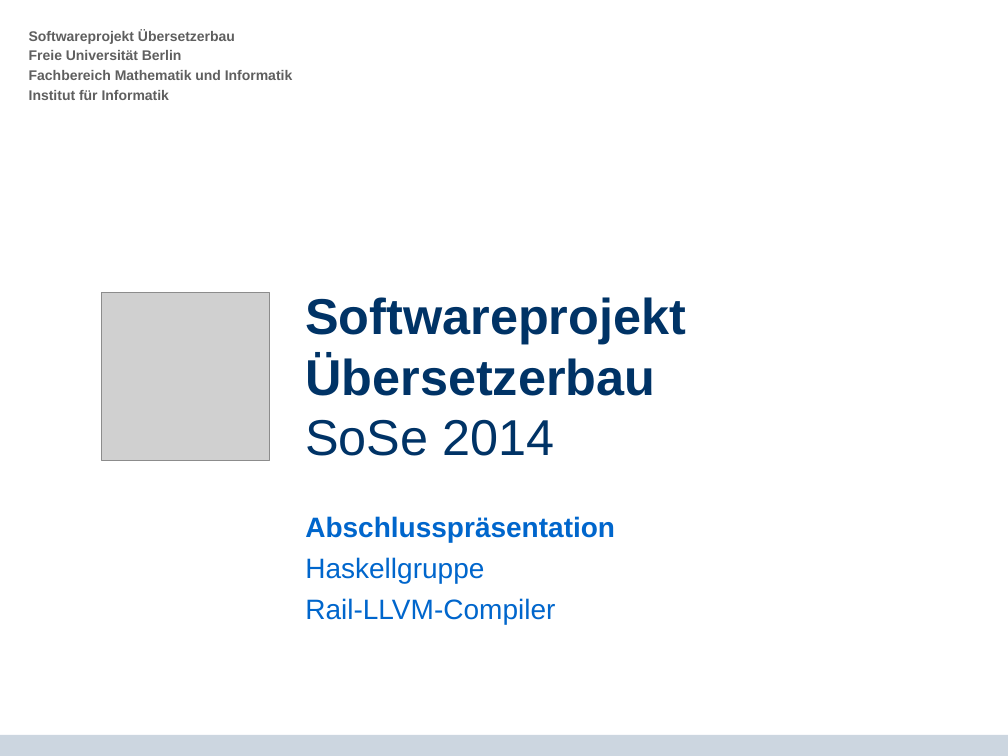
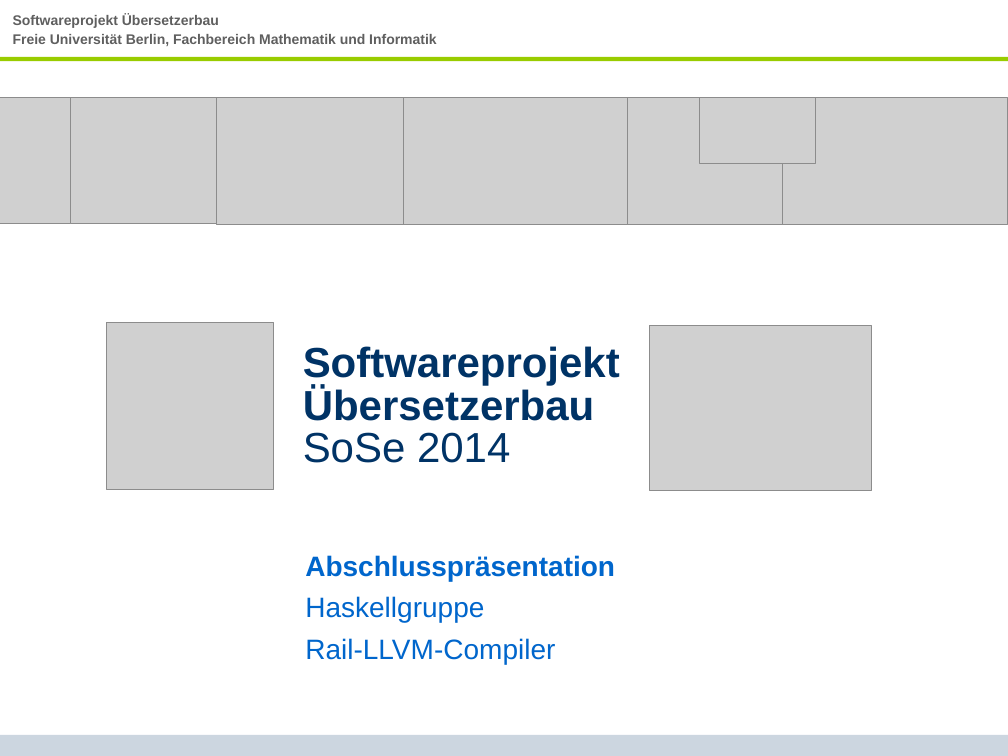
Before and after one commit to SWP-Ubau-SoSe2014-Haskell/SWPSoSe14, a slide deck: slide 3 of documentation/SWPSoSe14MS3.ppt (slide 1 before the commit). Drawn at 1008x756 pixels with LibreOffice and Linux fonts; fonts in the diff are those of the drawing; grey boxes stand for pictures; background and template pictures are left out. Boxes give left, top, right and bottom in pixels: in the first picture for what was removed or moved away, otherwise in the second. Text is boxed around its words. In the diff, an @@ line names an element or a change of style, - is before the commit and + after.

Commit message:
working on presentation...

```diff
--- a/documentation/SWPSoSe14MS3.ppt
+++ b/documentation/SWPSoSe14MS3.ppt
@@ text "Softwareprojekt Übersetzerbau": place and size @@
-text "Softwareprojekt Übersetzerbau" at <box>29,30,292,100</box>
+text "Softwareprojekt Übersetzerbau" at <box>13,13,436,46</box>
@@ line added from (1008, 59) to (0, 59), #99CC00 3 pt @@
@@ text at <box>13,34,436,46</box>: text changed @@
-Freie Universität Berlin
-Fachbereich Mathematik und Informatik
-Institut für Informatik
+Freie Universität Berlin, Fachbereich Mathematik und Informatik
@@ picture added at <box>0,98,71,224</box> @@
@@ picture added at <box>36,98,260,224</box> @@
@@ picture added at <box>217,98,442,224</box> @@
@@ picture added at <box>403,98,628,224</box> @@
@@ picture added at <box>628,98,853,224</box> @@
@@ picture added at <box>700,98,815,163</box> @@
@@ picture added at <box>782,98,1008,225</box> @@
@@ picture: place and size @@
-picture at <box>102,293,269,461</box>
+picture at <box>107,323,274,490</box>
@@ title "Softwareprojekt Übersetzerbau SoSe 2014": place and size @@
-title "Softwareprojekt Übersetzerbau SoSe 2014" at <box>305,297,686,456</box>
+title "Softwareprojekt Übersetzerbau SoSe 2014" at <box>303,346,620,463</box>
@@ title "Softwareprojekt Übersetzerbau SoSe 2014" at <box>303,346,620,463</box>: size 36 to 30 pt; line spacing 1 to 0.85; vertical alignment top to middle @@
@@ picture added at <box>649,326,871,491</box> @@
@@ subtitle "Abschlusspräsentation": place and size @@
-subtitle "Abschlusspräsentation" at <box>305,516,615,625</box>
+subtitle "Abschlusspräsentation" at <box>305,555,615,664</box>
```
Also in this commit, not shown: 28 other slides changed, 2 slides added.
